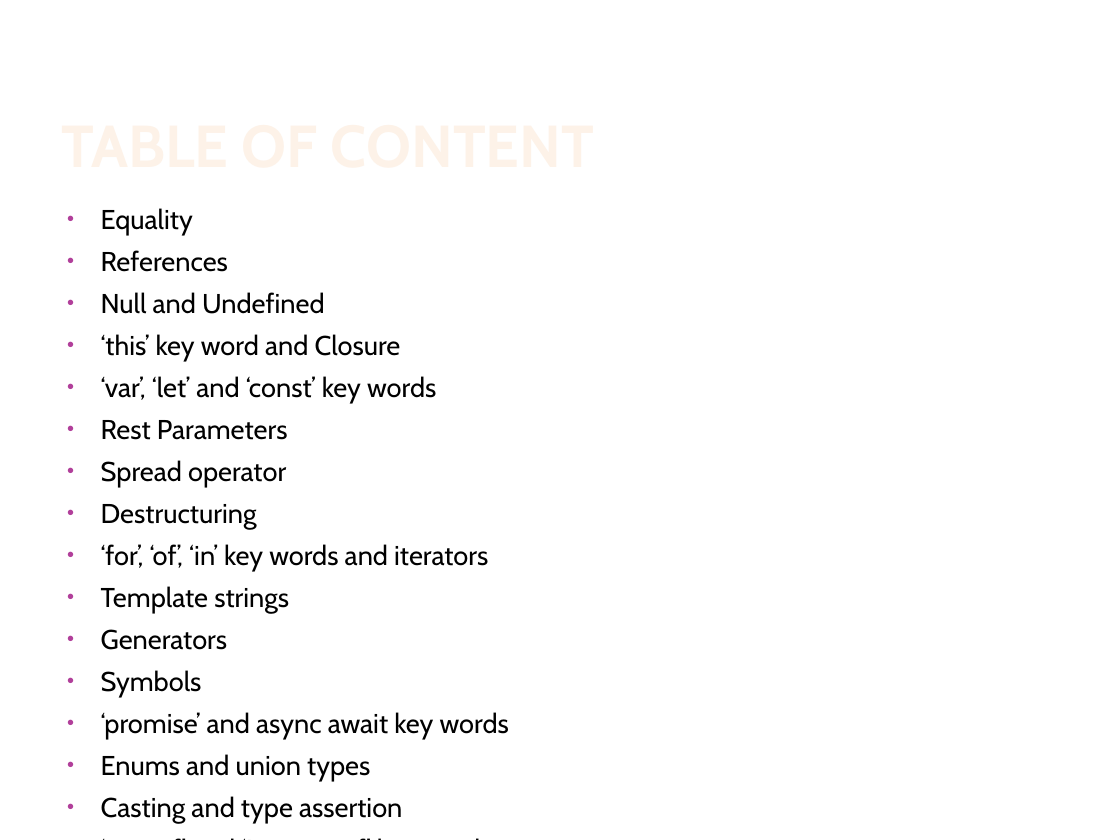
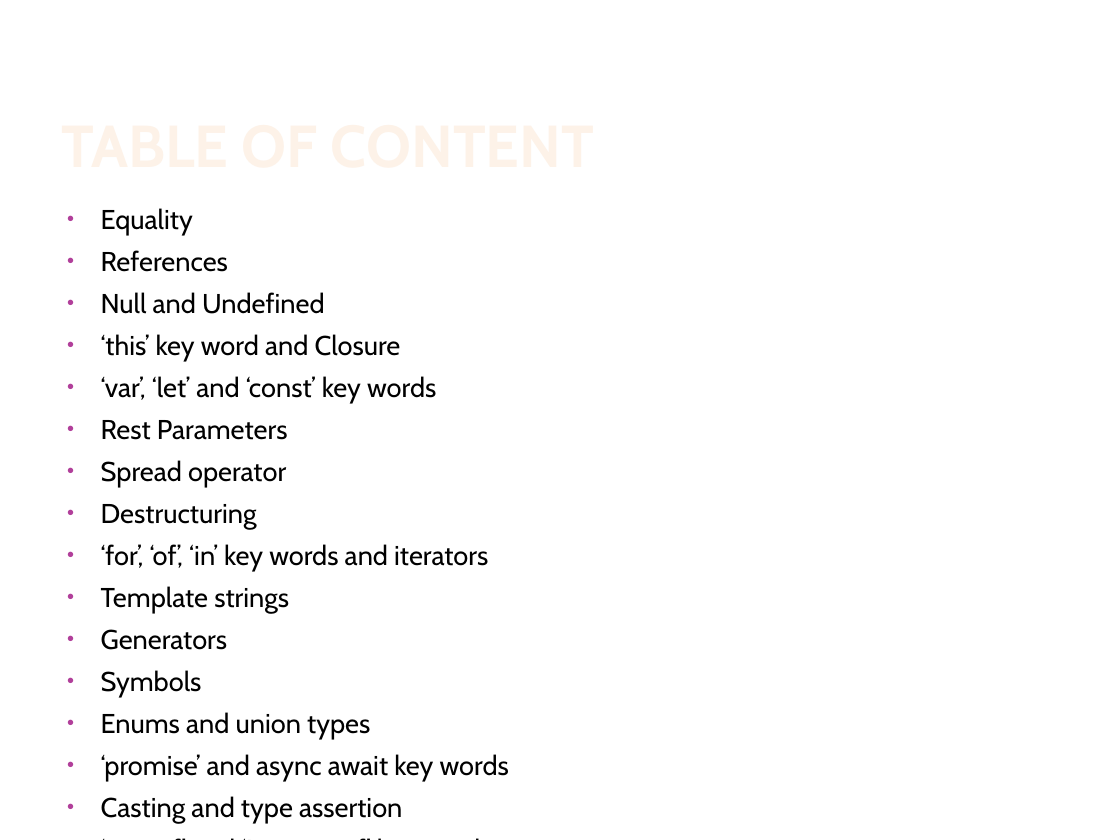
Before and after one commit to IsraelZablianov/TypeScript-Course, a slide deck: slide 2 of Advanced Es6 & TypeScript.pptx. Drawn at 1120x840 pixels with LibreOffice and Linux fonts; fonts in the diff are those of the drawing; background and template pictures are left out. Boxes give left, top, right and bottom in pixels: in the first picture for what was removed or moved away, otherwise in the second. Text is boxed around its words. In the diff, an @@ line names an element or a change of style, - is before the commit and + after.

Commit message:
fixing typos and images

```diff
--- a/Advanced Es6 & TypeScript.pptx
+++ b/Advanced Es6 & TypeScript.pptx
@@ text at [101,712,370,739]: paragraph added @@
+• Enums and union types
@@ text at [101,754,370,781]: paragraph removed @@
-• Enums and union types
```
Also in this commit, not shown: 6 other slides changed.
